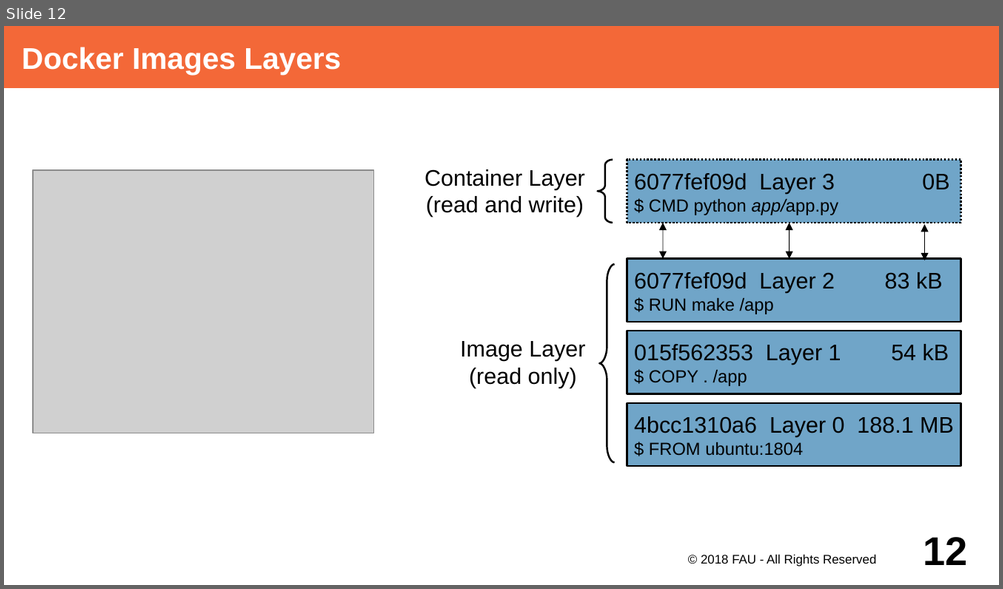
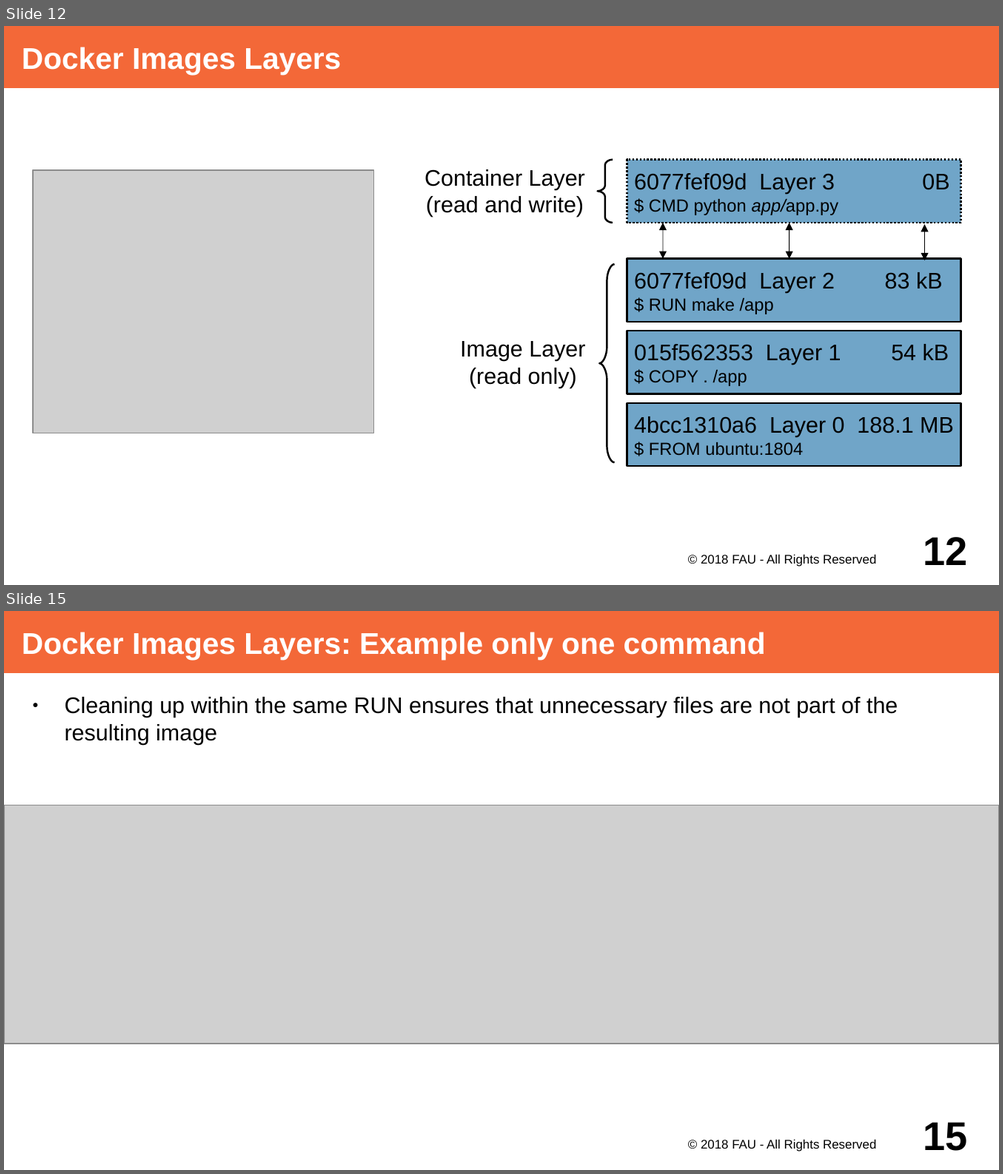
Before and after one commit to dirkriehle/adap-course, a slide deck: Lecture Slides/ADAP Z01 - Containerization.odp. Shown one above the other, each under a label of ours: slide 12 before the commit, slides 12 and 15 after it; the slides between them are not shown. The pictures are 1003x589 and 1003x1174 pixels, drawn with LibreOffice and Linux fonts; fonts in the diff are those of the drawing; grey boxes stand for pictures. Boxes give left, top, right and bottom in pixels: in the first picture for what was removed or moved away, otherwise in the second. Text is boxed around its words. In the diff, an @@ line names an element or a change of style, - is before the commit and + after.

Commit message:
Add containerziation slides with layer difference example

```diff
--- a/Lecture Slides/ADAP Z01 - Containerization.odp
+++ b/Lecture Slides/ADAP Z01 - Containerization.odp
@@ slide 15 added at box(4, 611, 999, 1170), background #FFFFFF @@
@@ title added at box(4, 611, 999, 673), fill #F36838, 24 pt, text #FFFFFF, bold @@
+Docker Images Layers: Example only one command
@@ text added at box(65, 697, 897, 744), 18 pt, text #000000 @@
+● Cleaning up within the same RUN ensures that unnecessary files are not part of the resulting image
@@ picture added at box(4, 805, 999, 1044) @@
@@ text added at box(700, 1139, 876, 1152), 10 pt, text #000000 @@
+© 2018 FAU - All Rights Reserved
@@ page number added at box(923, 1122, 967, 1151), 32 pt, text #000000, bold @@
+15
```
Also in this commit, not shown: 2 slides changed, 2 other slides added.
